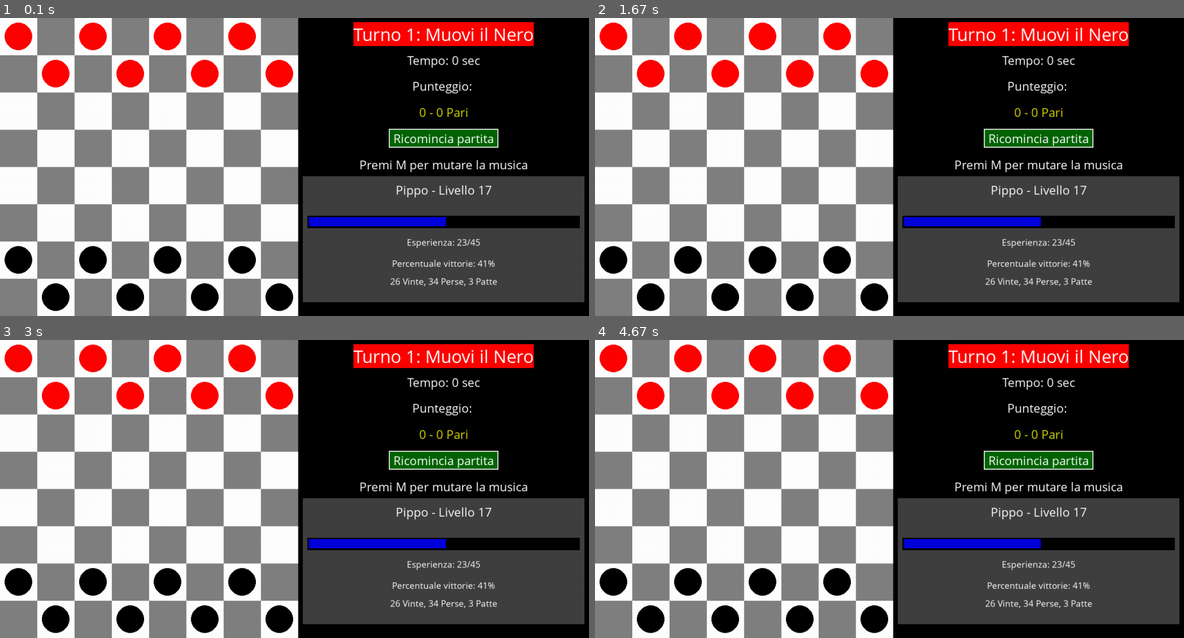
Above: before the commit, frames 1-4 (two rows, left to right).
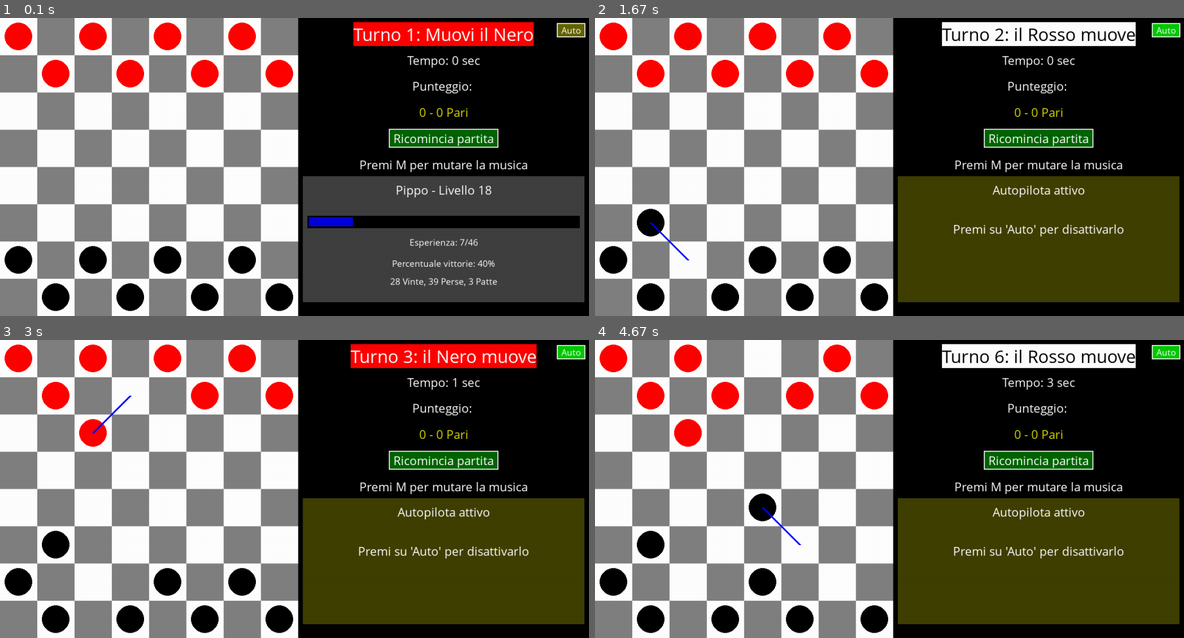
Above: after the commit, the same moments.

Repository: AlessandroBonomo28/pygame-tests
Game: pygame game, started from dama/game.py
Two runs of this game, one before a commit and one after it. Both use one fixed random seed, a clock stepped at 60 frames per second and the inputs below.
Inputs (mouse positions are in pixels of both pictures, inside the frame that each line leads up to):
- Up to frame 1 (0.1 s): no input
- Up to frame 2 (1.67 s): click "Ricomincia partita" at 0.38 s; click (1166, 29) at 0.72 s, where only the run after the commit has a clickable "Auto"
- Up to frame 3 (3 s): no input
- Up to frame 4 (4.67 s): no input

The runs differ from the first frame. In frame 1, 1.0% of the frame differs, in the area x 59-100%, y 1-90%; in frame 2, 24%; in frame 3, 23%; in frame 4, 25%, in the area x 7-100%, y 1-96%.

Commit message:
birthday message + autopilot

Diff:
--- a/dama/data/player.json
+++ b/dama/data/player.json
@@ -1 +1 @@
-{"ID": "d1777a66-8de1-49c7-bfe4-803f7183def0", "name": "Pippo", "experience": 23.0, "draws": 3, "total_experience": 396, "level": 17, "losses": 34, "wins": 26}
+{"ID": "d1777a66-8de1-49c7-bfe4-803f7183def0", "name": "Pippo", "experience": 7.645838118205731, "draws": 3, "total_experience": 426, "level": 18, "losses": 39, "wins": 28}
--- a/dama/game.py
+++ b/dama/game.py
@@ -1,4 +1,8 @@
-import pygame,os,json
+import pygame,datetime,json
+
+from tkinter import *
+from tkinter import messagebox
+
 
 from model.dama import *
 from model.player import *
@@ -40,6 +44,10 @@
 eat_streak_happening = False
 
 logger = Logger()
+
+def popUp(title,msg):
+	Tk().wm_withdraw() #to hide the main window
+	messagebox.showinfo(title,msg)
 
 def resetGame():
 	global board, selectedPiece, suggestedMoves, time_elapsed_ms,button_reset
@@ -205,6 +213,26 @@
 	pygame.draw.rect(canvas,(0,0,0),(x,y,w,cell_width//3))
 	pygame.draw.rect(canvas,(0,0,220),(x+cell_width//24,y+cell_width//24,(w-cell_width//24)*(player.experience/player.exp_limit_current_level()),cell_width//4))
 
+def drawTextAutoplay():
+	text_x = 8*cell_width + (width -8*cell_width)//2
+	text_y = height//2 + cell_width//2 +10
+	# draw background rect
+	bg = (64,64,0)
+	pygame.draw.rect(canvas,bg,(8*cell_width +10, text_y - 30, width-(8*cell_width+20), height-text_y))
+
+	str_txt = "Autopilota attivo"
+	text = normalText.render(str_txt, True,(255,255,255) ,bg)
+	textRect = text.get_rect()
+	textRect.center = (text_x, text_y)
+	canvas.blit(text, textRect)
+
+	# scrivi un altro testo sotto
+	str_txt = "Premi su 'Auto' per disattivarlo"
+	text = normalText.render(str_txt, True,(255,255,255) ,bg)
+	textRect = text.get_rect()
+	textRect.center = (text_x, text_y+text_spacing*1.5)
+	canvas.blit(text, textRect)
+
 def drawPlayerStats():
 	text_x = 8*cell_width + (width -8*cell_width)//2
 	text_y = height//2 + cell_width//2 +10
@@ -297,22 +325,33 @@
 	with open("game_settings.json") as f:
 		game_settings = json.load(f)
 		AI_delay_ms = game_settings["AI_delay_ms"]
+		player_name = game_settings["player_name"]
+		day_born = game_settings["day_born"]
+		month_born = game_settings["month_born"]
+		year_born = game_settings["year_born"]
+		hide_button_enable_black_AI = game_settings["hide_button_enable_black_AI"]
+		logger.max_logs = game_settings["max_logs"]
 except:
 	AI_delay_ms = 500
-
+	player_name = "Pippo"
+	day_born = 3
+	month_born = 9
+	year_born = 1934
+	hide_button_enable_black_AI = True
+	logger.max_logs = 10
 
 exit = False
 RED_AI_enabled = True
 BLACK_AI_enabled = False
 auto_reset = False
-
-player = Player("Pippo")
+assign_exp = False
+
+player = Player(player_name)
 
 button_reset = myButton("Ricomincia partita", (0,0), (0,100,0), (255,255,255), normalText,False,border_color=(255,255,255))
 button_enable_black_AI = myButton("Auto",(0,0), (100,100,0), (255,255,255), playerText,False,border_color=(255,255,255))
-hide_button_enable_black_AI = True
-assign_exp = False
-
+
+# init board
 black_pieces = []
 red_pieces = []
 for i in range(2):
@@ -322,6 +361,15 @@
 			black_pieces.append(Piece((7-j,7-i),PieceColor.BLACK,False))
 
 board = Board(red_pieces,black_pieces)
+
+now = datetime.datetime.now()
+if now.day == day_born and now.month == month_born:
+	pygame.mixer.music.pause()
+	pygame.mixer.Sound.play(win_sound)
+	str_now = now.strftime("%d/%m/%Y")
+	years = now.year - year_born
+	popUp("Oggi, "+str_now+" è un giorno speciale!",f"Buon {years}° compleanno {player.name}!")
+	pygame.mixer.music.unpause()
 
 while not exit:
 	if board.status == GameStatus.IN_PROGRESS and board.turn_count > 0:
@@ -398,7 +446,7 @@
 		if not hide_button_enable_black_AI and event.type == pygame.MOUSEBUTTONUP and button_enable_black_AI.mouse_over(pygame.mouse.get_pos()):
 			BLACK_AI_enabled = not BLACK_AI_enabled
 			auto_reset = True if BLACK_AI_enabled else False
-			new_color = (150,150,0) if BLACK_AI_enabled else (100,100,0)
+			new_color = (0,200,0) if BLACK_AI_enabled else (100,100,0)
 			button_enable_black_AI.set_new_color(new_color)
 
 		if (event.type == pygame.MOUSEBUTTONDOWN or event.type == pygame.MOUSEBUTTONUP) and isPlayerTurn():
@@ -479,6 +527,8 @@
 	pygame.draw.rect(canvas,bgLogColor,(height,0,width-height,height))
 
 	drawTextGameStatus()
-	if RED_AI_enabled and not BLACK_AI_enabled:
+	if isAIvsAI():
+		drawTextAutoplay()
+	else:
 		drawPlayerStats()
 	pygame.display.update()
--- a/dama/game_settings.json
+++ b/dama/game_settings.json
@@ -1,3 +1,9 @@
 {
-    "AI_delay_ms": 750
+    "AI_delay_ms": 750,
+    "day_born": 3,
+    "month_born": 9,
+    "year_born": 1934,
+    "player_name": "Pippo",
+    "hide_button_enable_black_AI": false,
+    "max_logs": 5
 }
--- a/dama/model/logger.py
+++ b/dama/model/logger.py
@@ -29,8 +29,11 @@
 
 class Logger:
     base_path : str = "logs"
-    def __init__(self):
-        pass
+    max_logs : int
+    delete_old_logs : bool
+    def __init__(self, max_logs = 10, delete_old_logs = True):
+        self.max_logs = max_logs
+        self.delete_old_logs = delete_old_logs
     def log(self, game_log : GameLog):
         try:
             filename = datetime.datetime.now().strftime("%Y-%m-%d %H %M %S")
@@ -47,8 +50,20 @@
                 "board_hashmaps" : game_log.json_hashmaps,
             }
             self.__write_json(path, json_log)
+            if self.delete_old_logs:
+                self.__delete_old_logs()
         except:
             print("Error while logging")
+
+    def __delete_old_logs(self):
+        try:
+            logs = os.listdir(self.base_path)
+            logs.sort()
+            if len(logs) > self.max_logs:
+                for i in range(len(logs) - self.max_logs):
+                    os.remove(f"{self.base_path}/{logs[i]}")
+        except Exception as e:
+            print("Error while deleting old logs",e)
 
     def __read_json(self, path) -> list:
         try:
@@ -65,19 +80,3 @@
                 json.dump(to_write, f, indent=4)
         except Exception as e:
             print("Error while writing json",e)
-
-    def __append_to_json_list(self, path, item):
-        list_to_write = self.__read_json(path)
-        list_to_write.append(item)
-        self.__write_json(path, list_to_write)
-
-
-"""logger = Logger()
-from model.dama import Move,Piece,PieceColor
-piece1 = Piece((0,0),PieceColor.RED,False)
-piece2 = Piece((7,7),PieceColor.BLACK,False)
-moves = [
-    Move(piece1, (0,0), (2,2),"move"),
-    Move(piece2, (7,7), (6,6),"move"),
-]
-logger.log(GameLog("test",datetime.datetime.now(), 1000,moves=moves))"""
Not shown, removed: dama/logs/2023-08-26 15 22 45.json
Not shown, removed: dama/logs/2023-08-26 15 28 28.json
